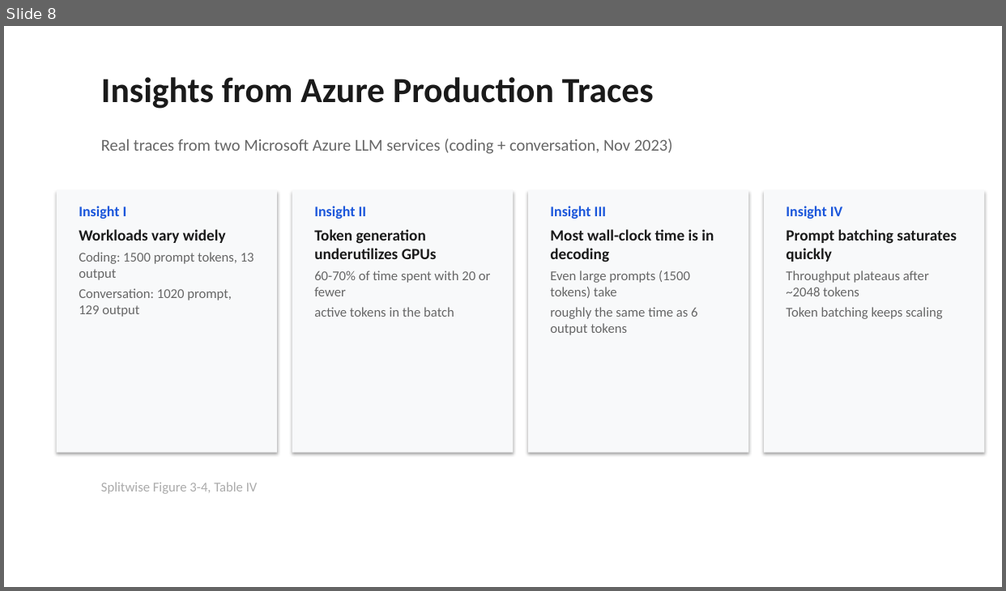
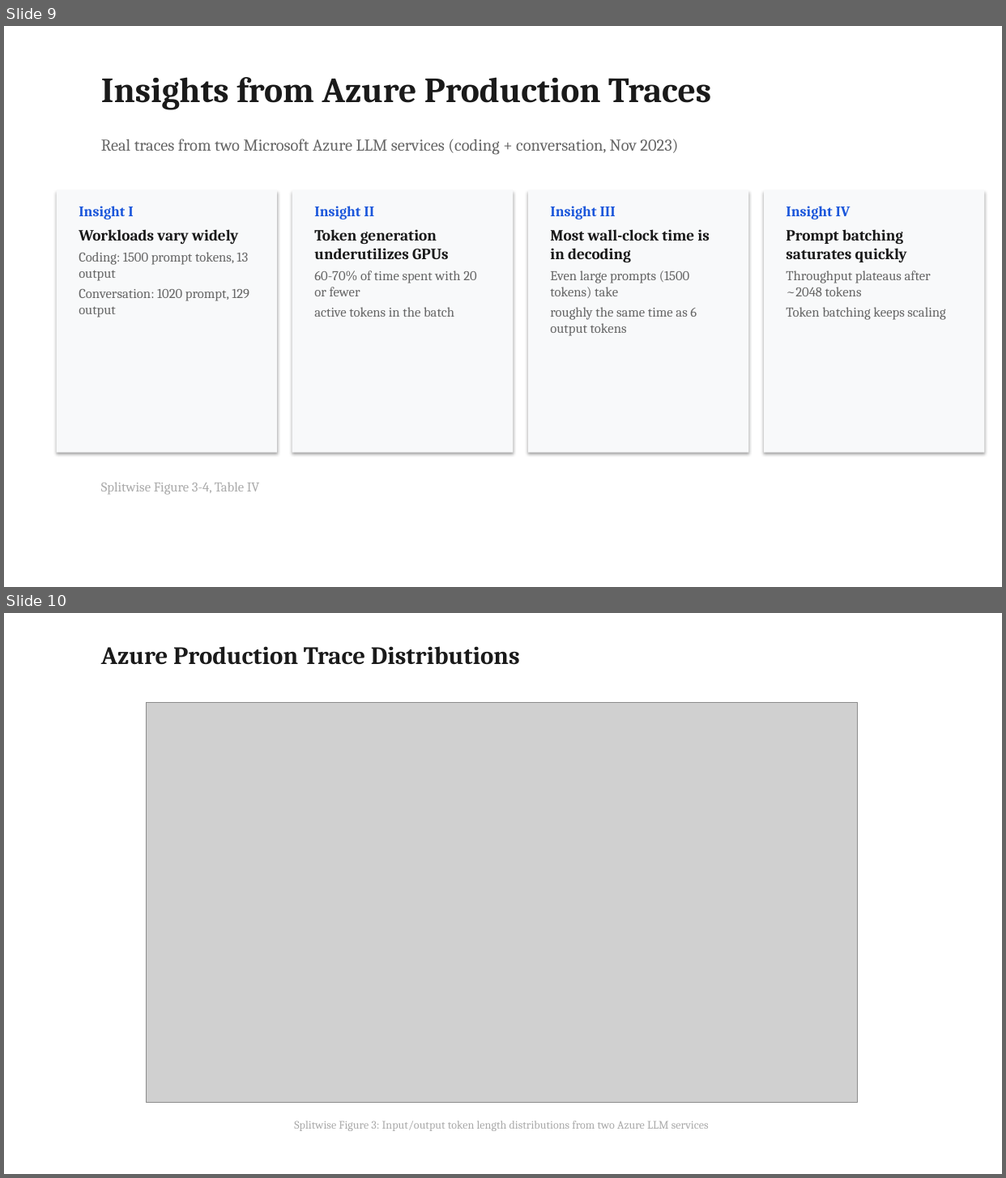
Before and after one commit to beratcelik1/llm-inference-phase-disaggregation, a slide deck: presentation/Phase_Disaggregation_LLM_Inference.pptx. Shown one above the other, each under a label of ours: slide 8 before the commit, slides 9 and 10 after it. The pictures are 1006x591 and 1006x1178 pixels, drawn with LibreOffice and Linux fonts; fonts in the diff are those of the drawing; grey boxes stand for pictures. Boxes give left, top, right and bottom in pixels: in the first picture for what was removed or moved away, otherwise in the second. Text is boxed around its words. In the diff, an @@ line names an element or a change of style, - is before the commit and + after.

Commit message:
feat: add paper figures to slides, upgrade font, generate PDFs
- Embed 8 key figures from both papers into PPTX (interference,
  traces, architectures, evaluation results, ablation)
- Switch font from Calibri to Palatino Linotype for research look
- Generate PDF versions of both scripts, combined script, and Q&A prep
- 32 slides total (24 content + 8 figure slides)

```diff
--- a/presentation/Phase_Disaggregation_LLM_Inference.pptx
+++ b/presentation/Phase_Disaggregation_LLM_Inference.pptx
@@ slide 10 added at [4, 613, 1002, 1174], background #FFFFFF @@
@@ text added at [101, 646, 520, 665], 24 pt, text #1A1A1A, bold @@
+Azure Production Trace Distributions
@@ picture added at [147, 703, 858, 1102] @@
@@ text added at [294, 1121, 709, 1131], 11 pt, text #AAAAAA @@
+Splitwise Figure 3: Input/output token length distributions from two Azure LLM services
@@ what was slide 8 is now slide 9 @@
@@ slide 9 changed as well @@
@@ font Calibri to Cambria in 7 elements at [101, 77, 711, 110], [101, 139, 678, 155], [79, 206, 249, 318], [314, 206, 476, 317], [550, 206, 709, 336], [786, 206, 945, 320], [101, 482, 260, 495] @@
```
Also in this commit, not shown: 23 other slides changed, 7 other slides added, 25 other files.
